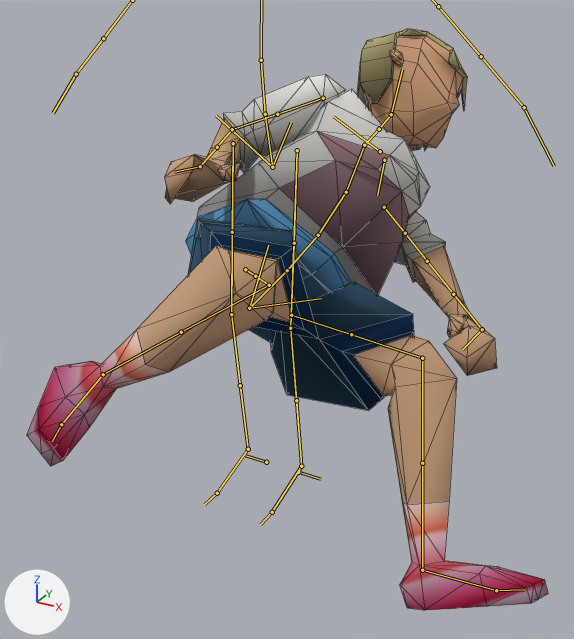
Two versions of the Blender file assets/modeling/dave.blend, one commit apart.
Rendered twice from a 50 mm camera at (0.662, -1.121, 0.929) aimed at (0.078, -0.059, 0.398). The axes (+X, +Y, +Z) are drawn at lower left. The lights are the same throughout. The bones that bend it are drawn over the model as lines. Mesh edges are drawn as thin lines.

Names of what the first picture shows: 'dave'.
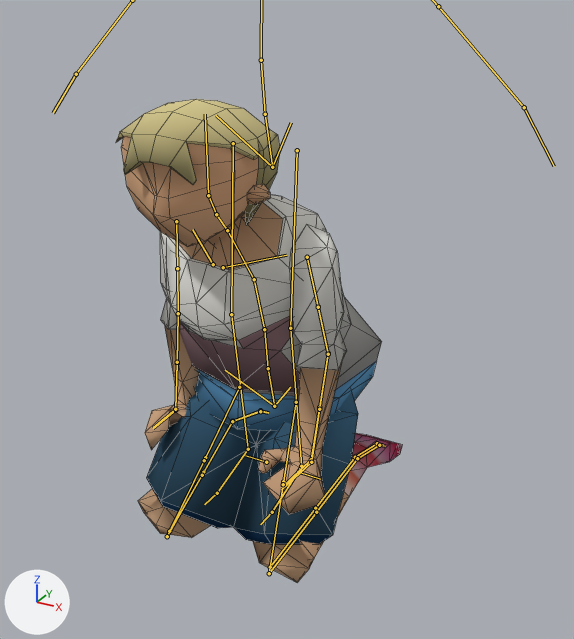
The newer file adds an action. The first version stands in its rest pose; the second is drawn at frame 1 of the action 'ctrl friend'.

Where the change shows, as pixel boxes (x1, y1, x2, y2) in the pictures (574 x 639 px):
'dave', posed (45% narrower, 17% shorter): before (27, 29, 548, 610); after (116, 99, 402, 583)
bone 'DEF-spine', root to tip: before (249, 308) to (287, 270); after (274, 406) to (268, 368)
bone 'DEF-spine.001', root to tip: before (287, 270) to (318, 235); after (268, 368) to (264, 329)
bone 'DEF-spine.002', root to tip: before (318, 235) to (346, 192); after (264, 329) to (254, 279)
bone 'DEF-spine.003', root to tip: before (346, 192) to (364, 145); after (254, 279) to (227, 230)
bone 'DEF-spine.004', root to tip: before (364, 145) to (379, 129); after (227, 230) to (216, 214)
bone 'DEF-spine.005', root to tip: before (379, 129) to (391, 114); after (216, 214) to (208, 195)
bone 'DEF-upper_arm.L', root to tip: before (384, 207) to (405, 233); after (307, 257) to (318, 307)
bone 'DEF-upper_arm.L.001', root to tip: before (405, 233) to (427, 261); after (318, 307) to (328, 354)
bone 'DEF-forearm.L', root to tip: before (427, 261) to (453, 294); after (328, 354) to (319, 409)
bone 'DEF-forearm.L.001', root to tip: before (453, 294) to (482, 329); after (319, 409) to (311, 462)
bone 'DEF-hand.L', root to tip: before (482, 329) to (462, 349); after (311, 462) to (281, 489)
bone 'DEF-upper_arm.R', root to tip: before (323, 98) to (277, 114); after (176, 221) to (177, 268)
bone 'DEF-upper_arm.R.001', root to tip: before (277, 114) to (232, 129); after (177, 268) to (178, 313)
bone 'DEF-forearm.R', root to tip: before (232, 129) to (217, 147); after (178, 313) to (177, 362)
bone 'DEF-forearm.R.001', root to tip: before (217, 147) to (200, 166); after (177, 362) to (175, 409)
bone 'DEF-hand.R', root to tip: before (200, 166) to (174, 172); after (175, 409) to (153, 427)
bone 'DEF-thigh.L', root to tip: before (291, 315) to (351, 334); after (296, 402) to (283, 484)
bone 'DEF-thigh.L.001', root to tip: before (351, 334) to (422, 358); after (283, 484) to (269, 573)
bone 'DEF-shin.L', root to tip: before (422, 358) to (422, 463); after (269, 573) to (316, 512)
bone 'DEF-shin.L.001', root to tip: before (422, 463) to (422, 570); after (316, 512) to (357, 458)
bone 'DEF-foot.L', root to tip: before (422, 570) to (496, 590); after (357, 458) to (379, 445)
bone 'DEF-thigh.R', root to tip: before (245, 269) to (255, 276); after (239, 387) to (204, 460)
bone 'DEF-thigh.R.001', root to tip: before (255, 276) to (269, 285); after (204, 460) to (167, 536)
bone 'DEF-shin.R', root to tip: before (269, 285) to (181, 332); after (167, 536) to (202, 475)
bone 'DEF-shin.R.001', root to tip: before (181, 332) to (103, 374); after (202, 475) to (232, 421)
bone 'DEF-foot.R', root to tip: before (103, 374) to (61, 424); after (232, 421) to (260, 411)

What the commit changed:
Bone 'DEF-spine' (bone_def_spine) moves from (-0.027, -0.23, 0.101) to (0.0, -0.447, 0.115).
Bone 'DEF-spine' (bone_def_spine) turns from (-47, 11, -57) to (0, 0, 0) degrees about its own x, y and z.
Bone 'DEF-spine.001' (bone_def_spine_001) turns from (0, 0, 1) to (0, 0, 0) degrees about its own x, y and z.
Bone 'DEF-spine.002' (bone_def_spine_002) turns from (-10, -3, 2) to (16, -3, 1) degrees about its own x, y and z.
Bone 'DEF-spine.003' (bone_def_spine_003) turns from (-9, 25, 3) to (16, -8, 1) degrees about its own x, y and z.
Bone 'DEF-spine.004' (bone_def_spine_004) turns from (10, -20, 2) to (-16, 4, -4) degrees about its own x, y and z.
Bone 'DEF-spine.005' (bone_def_spine_005) turns from (0, 22, 0) to (0, 0, 0) degrees about its own x, y and z.
Bone 'DEF-upper_arm.L' (bone_def_upper_arm_l) turns from (52, 11, -22) to (29, 9, -33) degrees about its own x, y and z.
Bone 'DEF-upper_arm.L.001' (bone_def_upper_arm_l_001) turns from (0, 0, 0) to (0, 3, 0) degrees about its own x, y and z.
Bone 'DEF-forearm.L' (bone_def_forearm_l) turns from (-8, 0, 0) to (16, 3, 0) degrees about its own x, y and z.
Bone 'DEF-forearm.L.001' (bone_def_forearm_l_001) turns from (0, 36, 0) to (0, 4, 0) degrees about its own x, y and z.
Bone 'DEF-hand.L' (bone_def_hand_l) turns from (19, 44, -34) to (53, -11, 49) degrees about its own x, y and z.
Bone 'DEF-upper_arm.R' (bone_def_upper_arm_r) turns from (-46, 7, 17) to (43, -15, 37) degrees about its own x, y and z.
Bone 'DEF-upper_arm.R.001' (bone_def_upper_arm_r_001) turns from (0, -4, 0) to (0, -1, 0) degrees about its own x, y and z.
Bone 'DEF-forearm.R' (bone_def_forearm_r) turns from (62, -5, 1) to (-3, -1, 0) degrees about its own x, y and z.
Bone 'DEF-forearm.R.001' (bone_def_forearm_r_001) turns from (0, 19, 0) to (0, -16, 0) degrees about its own x, y and z.
Bone 'DEF-hand.R' (bone_def_hand_r) turns from (-4, 16, -28) to (75, 5, -48) degrees about its own x, y and z.
Bone 'DEF-thigh.L' (bone_def_thigh_l) turns from (-86, -17, -18) to (-40, -4, -12) degrees about its own x, y and z.
Bone 'DEF-thigh.L.001' (bone_def_thigh_l_001) turns from (0, 8, 0) to (0, 5, 0) degrees about its own x, y and z.
Bone 'DEF-shin.L' (bone_def_shin_l) turns from (63, 10, -2) to (130, 14, -3) degrees about its own x, y and z.
Bone 'DEF-shin.L.001' (bone_def_shin_l_001) turns from (0, -2, 0) to (0, 12, 0) degrees about its own x, y and z.
Bone 'DEF-foot.L' (bone_def_foot_l) turns from (-4, 1, -4) to (55, -2, 14) degrees about its own x, y and z.
Bone 'DEF-thigh.R' (bone_def_thigh_r) turns from (-73, 8, 10) to (-39, 2, 7) degrees about its own x, y and z.
Bone 'DEF-thigh.R.001' (bone_def_thigh_r_001) turns from (0, -2, 0) to (0, -5, 0) degrees about its own x, y and z.
Bone 'DEF-shin.R' (bone_def_shin_r) turns from (106, -4, 1) to (130, -16, 3) degrees about its own x, y and z.
Bone 'DEF-shin.R.001' (bone_def_shin_r_001) turns from (0, -6, 0) to (0, -10, 0) degrees about its own x, y and z.
Bone 'DEF-foot.R' (bone_def_foot_r) turns from (0, -7, -2) to (53, 7, -14) degrees about its own x, y and z.
